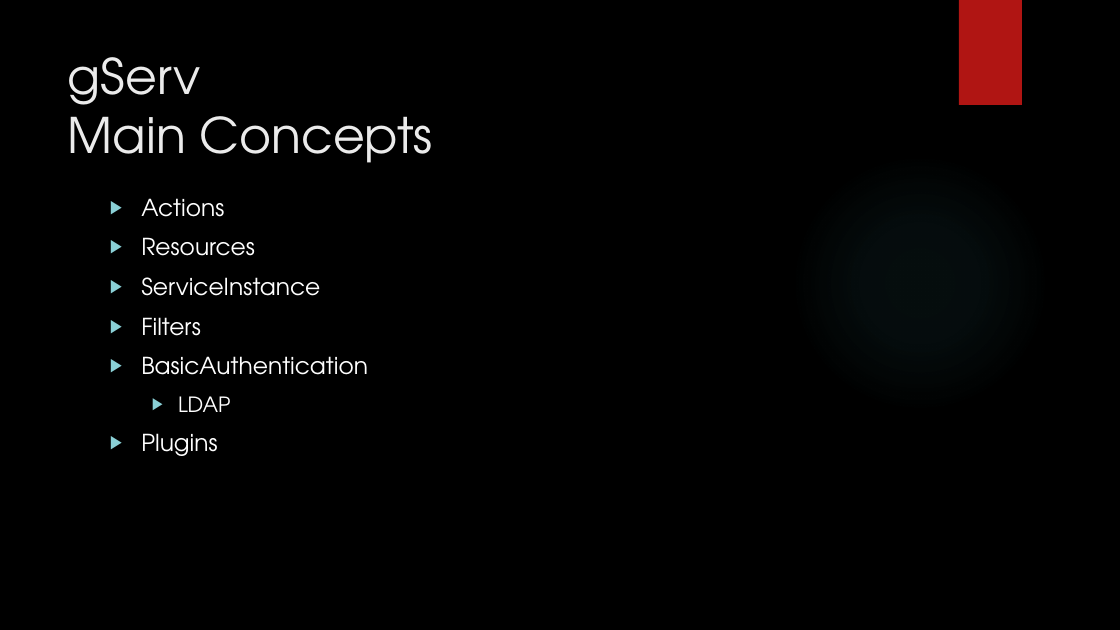
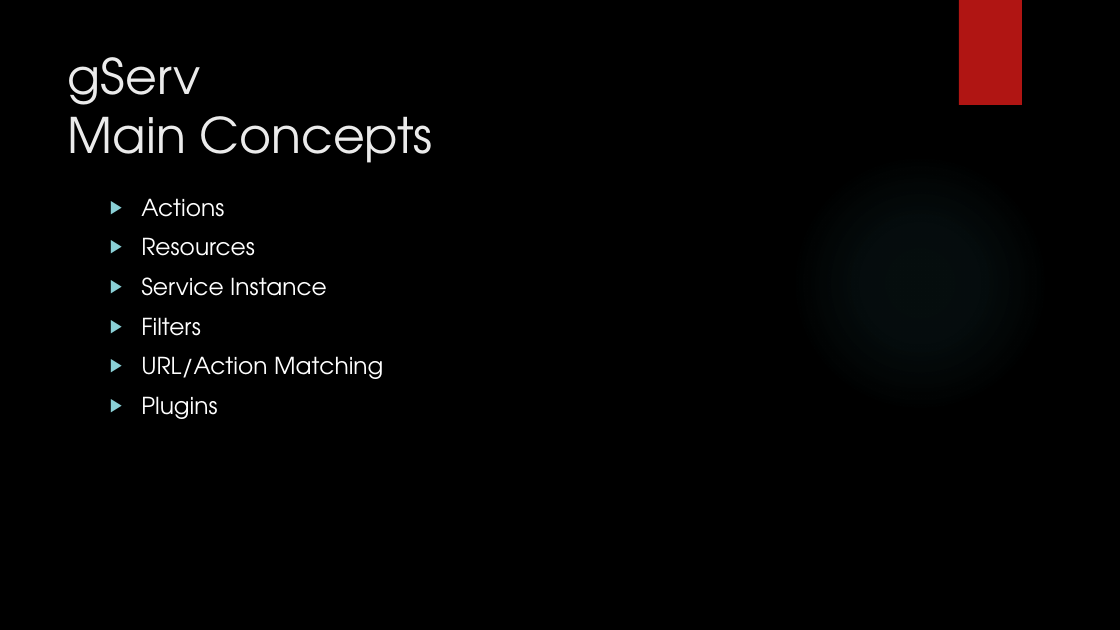
Before and after one commit to javaConductor/gserv, a slide deck: slide 3 of gServ.pptx. Drawn at 1120x630 pixels with LibreOffice and Linux fonts; fonts in the diff are those of the drawing; background and template pictures are left out. Boxes give left, top, right and bottom in pixels: in the first picture for what was removed or moved away, otherwise in the second. Text is boxed around its words. In the diff, an @@ line names an element or a change of style, - is before the commit and + after.

```diff
--- a/gServ.pptx
+++ b/gServ.pptx
@@ text at (x1=141, y1=277, x2=327, y2=296): spaces changed @@
-▶ ServiceInstance
+▶ Service Instance
@@ text at (x1=141, y1=356, x2=383, y2=379): text changed @@
-▶ BasicAuthentication
-  ▶ LDAP
+▶ URL/Action Matching
```
Also in this commit, not shown: 14 other slides changed, 2 slides added, 2 slides removed, 40 other files.
